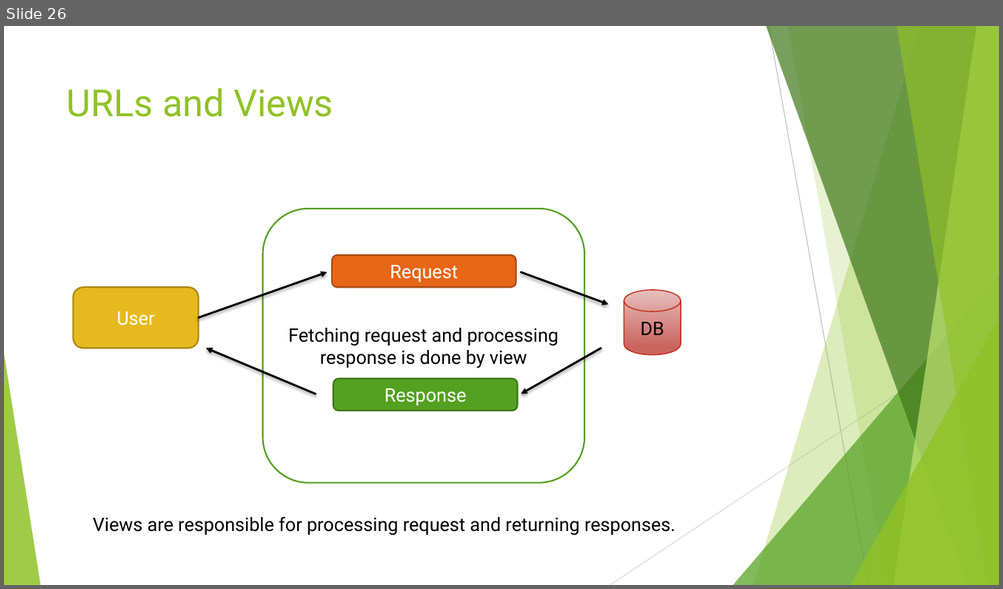
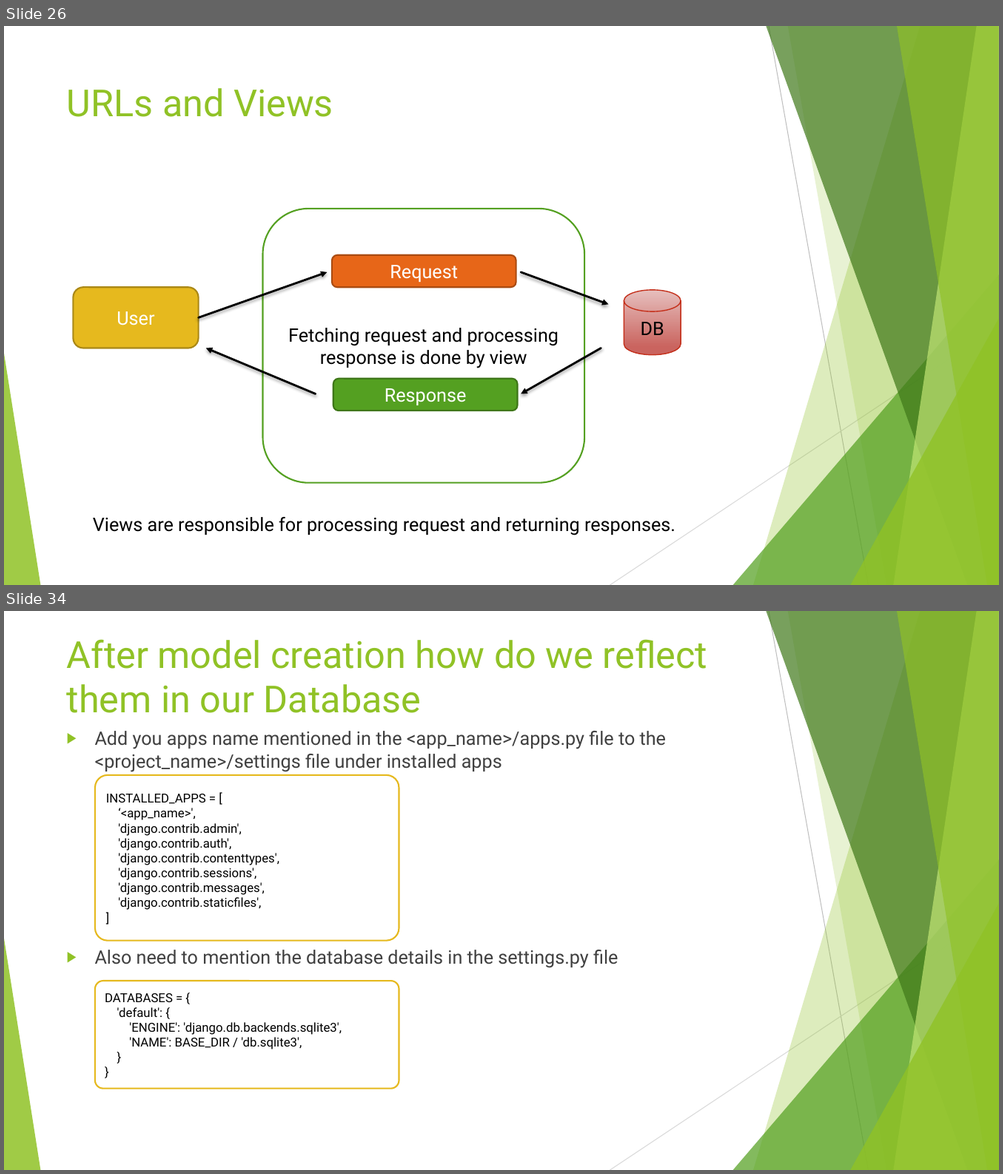
Before and after one commit to edyoda/PD-281220-Session-Code, a slide deck: Django EdYoda.pptx. Shown one above the other, each under a label of ours: slide 26 before the commit, slides 26 and 34 after it; the slides between them are not shown. The pictures are 1003x589 and 1003x1174 pixels, drawn with LibreOffice and Linux fonts; fonts in the diff are those of the drawing. Boxes give left, top, right and bottom in pixels: in the first picture for what was removed or moved away, otherwise in the second. Text is boxed around its words. In the diff, an @@ line names an element or a change of style, - is before the commit and + after.

```diff
--- a/Django EdYoda.pptx
+++ b/Django EdYoda.pptx
@@ slide 34 added at [4,611,999,1170], background #FFFFFF; not listed: 10 template elements that a slide beside it also shows @@
@@ title added at [67,639,708,713], 36 pt, text #90C226 @@
+After model creation how do we reflect them in our Database
@@ text added at [95,731,666,968], 18 pt, text #404040 @@
+▶ Add you apps name mentioned in the <app_name>/apps.py file to the <project_name>/settings file under installed apps
+▶ Also need to mention the database details in the settings.py file
@@ rounded rectangle added at [95,775,398,941], fill #FFFFFF, outline #E6B91E 1.5 pt, 12 pt, text #000000 @@
+INSTALLED_APPS = [
+‘<app_name>',
+'django.contrib.admin',
+'django.contrib.auth',
+'django.contrib.contenttypes',
+'django.contrib.sessions',
+'django.contrib.messages',
+'django.contrib.staticfiles',
+]
@@ rounded rectangle added at [95,981,398,1088], fill #FFFFFF, outline #E6B91E 1.5 pt, 12 pt, text #000000 @@
+DATABASES = {
+'default': {
+'ENGINE': 'django.db.backends.sqlite3',
+'NAME': BASE_DIR / 'db.sqlite3',
+}
+}
```
Also in this commit, not shown: 45 other slides added, 15 other files.
